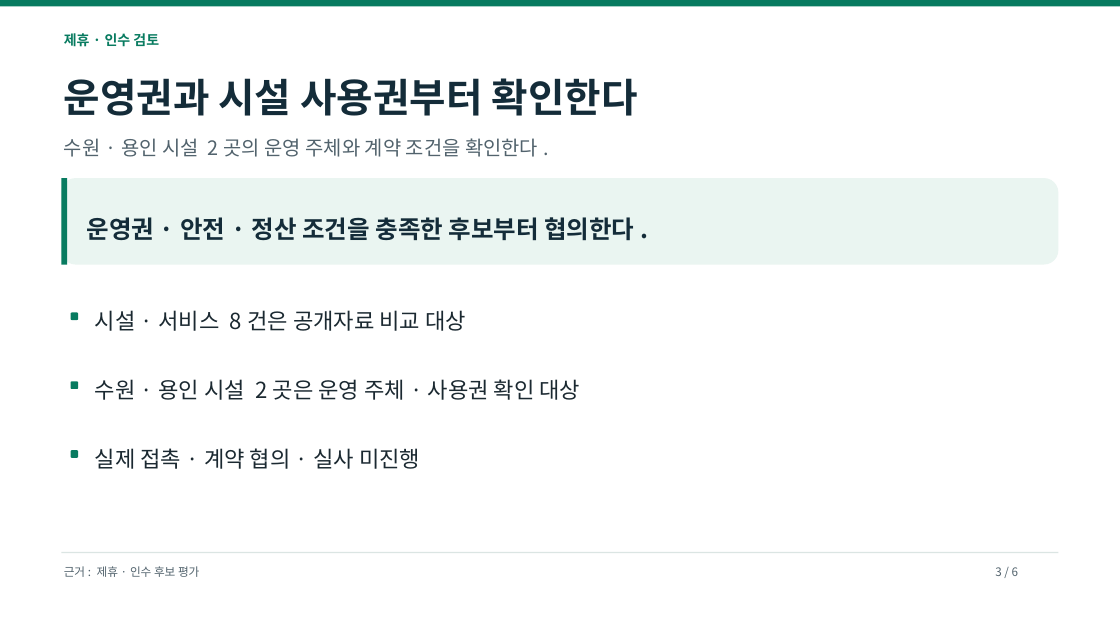
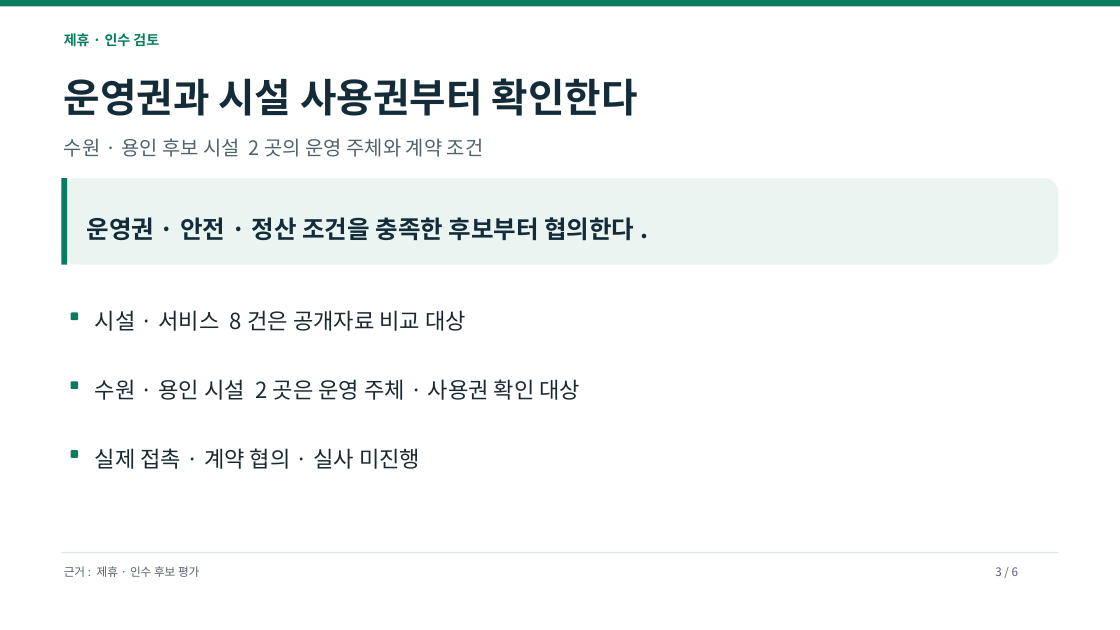
Before and after one commit to dohyunkimmm/footmate-case-study, a slide deck: slide 3 of src/case-study/downloads/footmate_strategy_p0_p2.pptx. Drawn at 1120x630 pixels with LibreOffice and Linux fonts; fonts in the diff are those of the drawing. Boxes give left, top, right and bottom in pixels: in the first picture for what was removed or moved away, otherwise in the second. Text is boxed around its words. In the diff, an @@ line names an element or a change of style, - is before the commit and + after.

```diff
--- a/src/case-study/downloads/footmate_strategy_p0_p2.pptx
+++ b/src/case-study/downloads/footmate_strategy_p0_p2.pptx
@@ text at <box>64,138,484,157</box>: text changed @@
-수원·용인 시설 2곳의 운영 주체와 계약 조건을 확인한다.
+수원·용인 후보 시설 2곳의 운영 주체와 계약 조건
```
Also in this commit, not shown: 19 other files.
